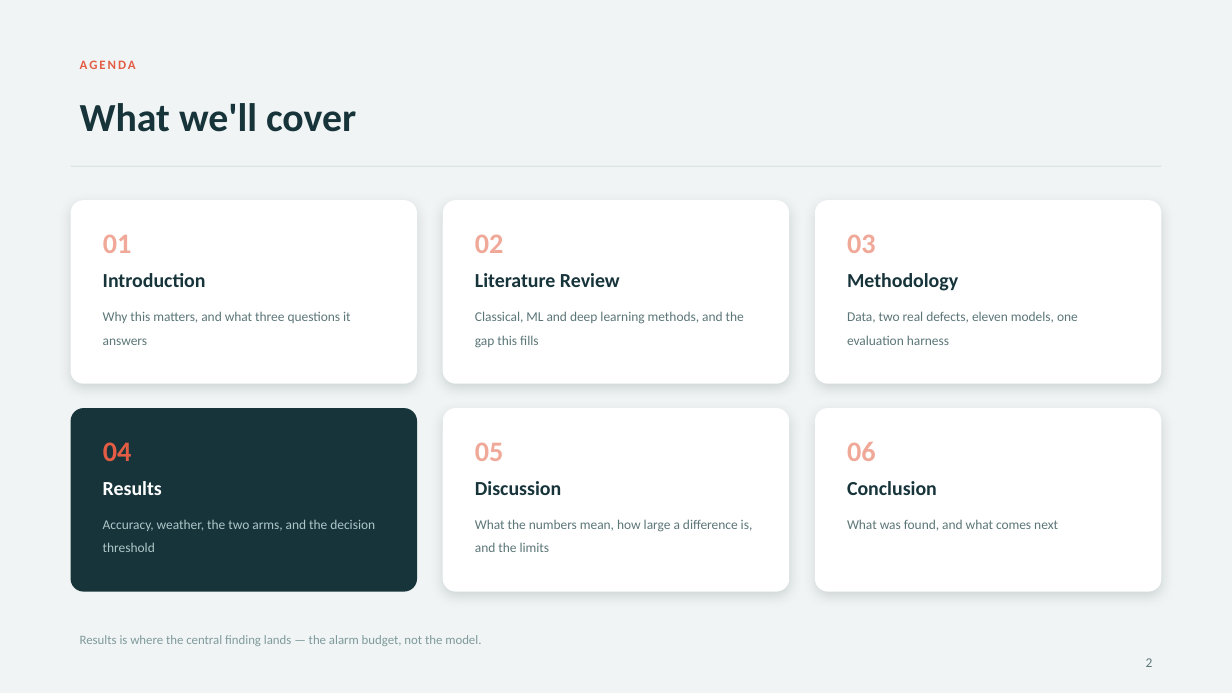
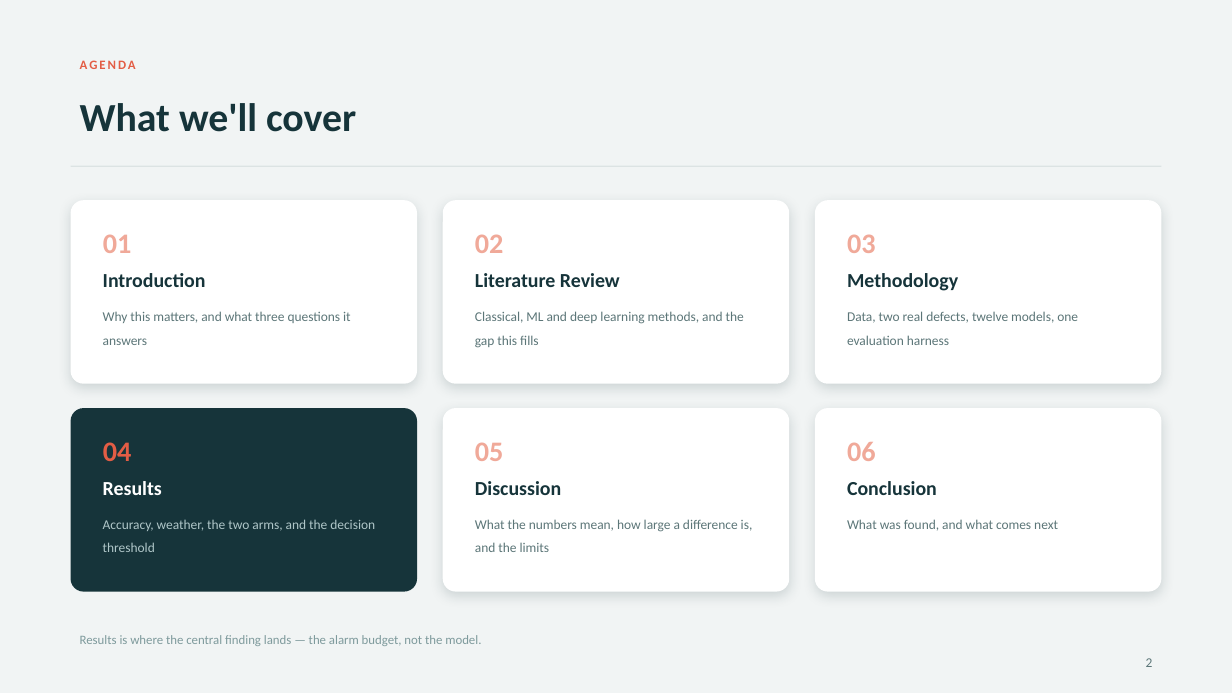
Before and after one commit to JC16092/mth5000-aqi-forecast, a slide deck: slide 2 of presentation/slides_v2.pptx. Drawn at 1232x693 pixels with LibreOffice and Linux fonts; fonts in the diff are those of the drawing. Boxes give left, top, right and bottom in pixels: in the first picture for what was removed or moved away, otherwise in the second. Text is boxed around its words. In the diff, an @@ line names an element or a change of style, - is before the commit and + after.

```diff
--- a/presentation/slides_v2.pptx
+++ b/presentation/slides_v2.pptx
@@ text at (847,311,1078,345): text changed @@
-Data, two real defects, eleven models, one evaluation harness
+Data, two real defects, twelve models, one evaluation harness
```
Also in this commit, not shown: 7 other slides changed, 3 other files.
